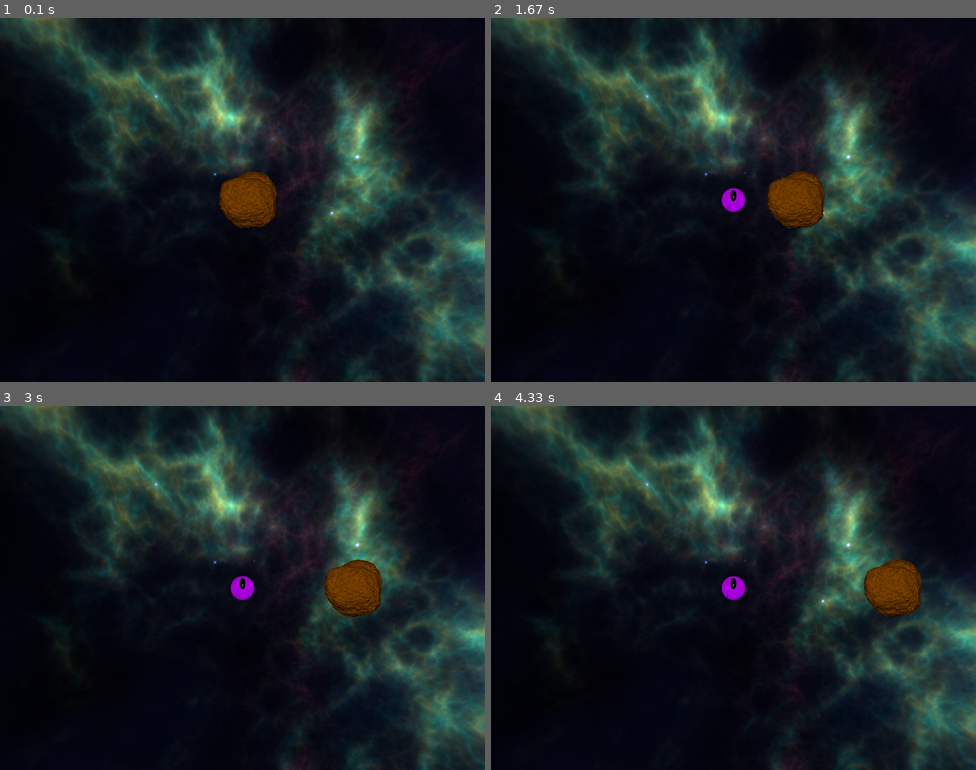
Above: before the commit, frames 1-4 (two rows, left to right).
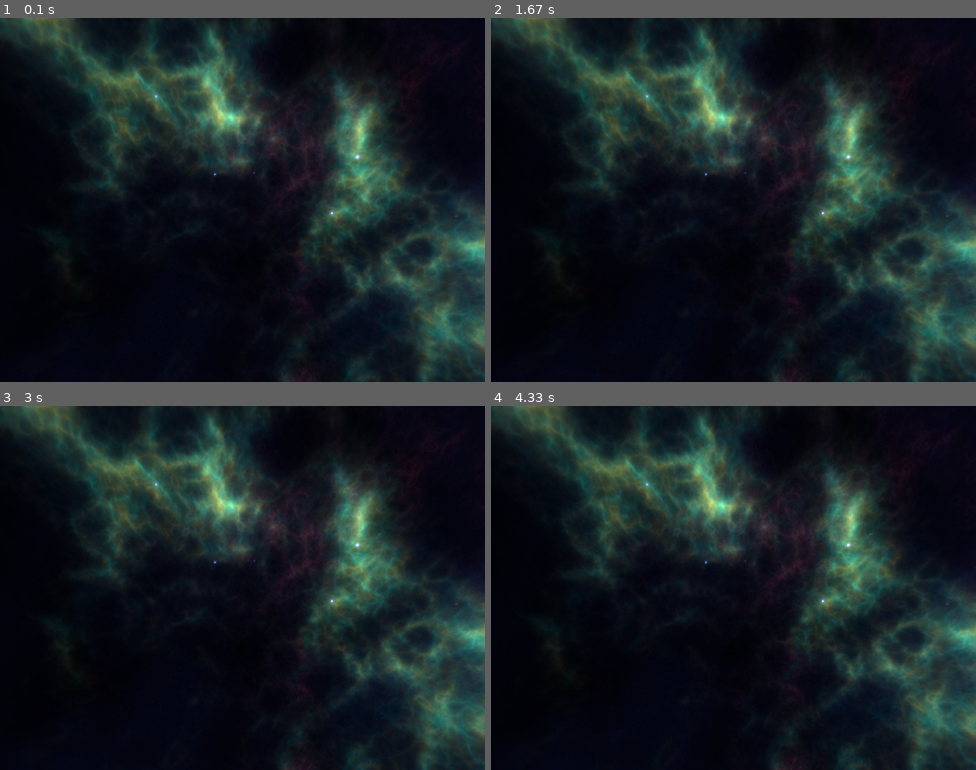
Above: after the commit, the same moments.

Repository: ashishpatel626/Asteroid_pygame
Game: pygame game, started from asteroid/__main__.py
Two runs of this game, one before a commit and one after it. Both use one fixed random seed, a clock stepped at 60 frames per second and the inputs below.
Inputs:
- Up to frame 1 (0.1 s): no input
- Up to frame 2 (1.67 s): no input
- Up to frame 3 (3 s): no input
- Up to frame 4 (4.33 s): no input

The runs differ from the first frame. In frame 1, 1.5% of the frame differs, in the area x 45-58%, y 42-58%; in frame 2, 1.7%; in frame 3, 1.7%, in the area x 47-79%, y 42-58%; in frame 4, 1.7%.

Commit message:
Refactor game to use Spaceship class and update models
Replaced direct GameObject usage with a new Spaceship class in the game logic. Updated models.py to add the Spaceship class, fixed typos, and improved type annotations. Removed unused abstractmethod import and cleaned up game loop logic.

Diff:
--- a/asteroid/game.py
+++ b/asteroid/game.py
@@ -1,15 +1,14 @@
 import pygame
-from abc import abstractmethod
 from utils import load_sprite
-from models import GameObject
+from models import Spaceship
 
 class asteroids():
     def __init__(self):
         self._init_pygame()
         self.screen = pygame.display.set_mode((800, 600))
         self.background = load_sprite('space', False)
-        self.spaceship = GameObject((400, 300), load_sprite("spaceship"), (0, 0))
-        self.asteroid = GameObject((400, 300), load_sprite('asteroid'), (1, 0))
+        self.clock = pygame.time.Clock()
+        self.spaceship = Spaceship((400, 300))
 
     def main_loop(self):
         while True:
@@ -26,13 +25,11 @@
             if event.type == pygame.QUIT or (event.type == pygame.KEYDOWN and event.key == pygame.K_ESCAPE):
                 quit()
 
-    @abstractmethod
     def _process_game_logic(self):
-        self.spaceship.move()
-        self.asteroid.move()
+        self.spaceship.move
 
     def _draw(self):
-         self.screen.blit(self.background, (0,0))
-         self.spaceship.draw(self.screen)
-         self.asteroid.draw(self.screen)
-         pygame.display.flip()
+        self.screen.blit(self.background, (0,0))
+        self.spaceship
+        pygame.display.flip()
+        self.clock.tick(60)
--- a/asteroid/models.py
+++ b/asteroid/models.py
@@ -1,8 +1,10 @@
 from pygame import Surface
 from pygame.math import Vector2
+from utils import load_sprite
+from typing import Any
 
 class GameObject:
-    def __init__(self, position: tuple[int, int], sprite: Surface, velocity: tuple[int, int]):
+    def __init__(self, position: tuple[int, int], sprite: Surface, velocity: Any):
         self.postion = Vector2(position)
         self.spirte = sprite
         self.radius = sprite.get_width() / 2
@@ -18,3 +20,7 @@
     def collides_with(self, other_obj: 'GameObject'):
         distance = self.postion.distance_to(other_obj.postion)
         return distance < self.radius + other_obj.radius
+
+class Spaceship(GameObject):
+    def __init__(self, position: tuple[int, int]):
+        super().__init__(position, load_sprite('spaceship'), Vector2(0))
